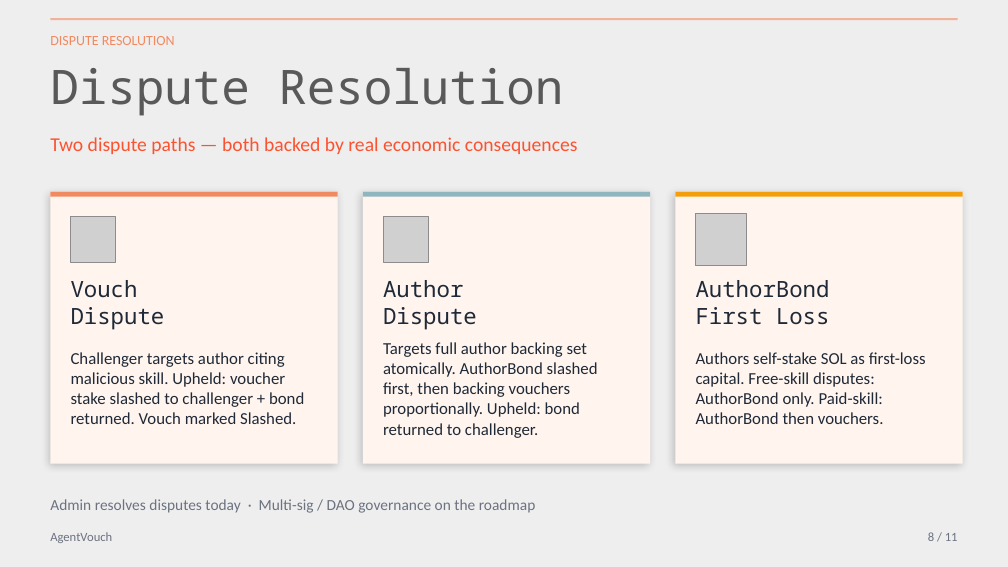
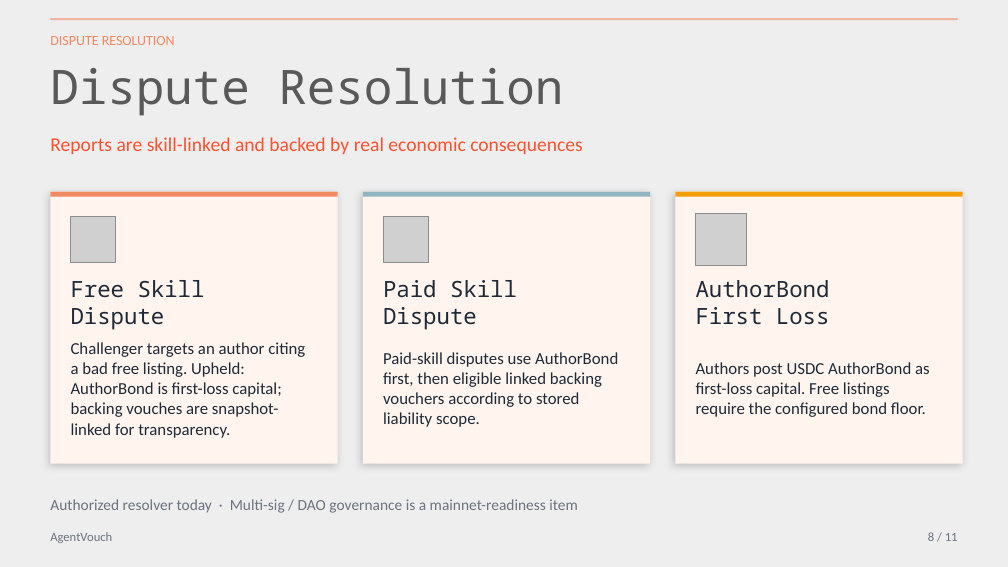
Before and after one commit to dirtybits/agent-reputation-oracle, a slide deck: slide 10 of pitch/AgentVouch_walkthrough.paper.pptx. Drawn at 1008x567 pixels with LibreOffice and Linux fonts; fonts in the diff are those of the drawing; grey boxes stand for pictures. Boxes give left, top, right and bottom in pixels: in the first picture for what was removed or moved away, otherwise in the second. Text is boxed around its words. In the diff, an @@ line names an element or a change of style, - is before the commit and + after.

```diff
--- a/pitch/AgentVouch_walkthrough.paper.pptx
+++ b/pitch/AgentVouch_walkthrough.paper.pptx
@@ text at (50,137,583,154): text changed @@
-Two dispute paths — both backed by real economic consequences
+Reports are skill-linked and backed by real economic consequences
@@ text at (71,280,205,298): text changed @@
-Vouch
+Free Skill
@@ text at (383,280,517,298): text changed @@
-Author
+Paid Skill
@@ text at (71,342,305,438): text changed @@
-Challenger targets author citing malicious skill. Upheld: voucher stake slashed to challenger + bond returned. Vouch marked Slashed.
+Challenger targets an author citing a bad free listing. Upheld: AuthorBond is first-loss capital; backing vouches are snapshot-linked for transparency.
@@ text at (383,352,618,427): text changed @@
-Targets full author backing set atomically. AuthorBond slashed first, then backing vouchers proportionally. Upheld: bond returned to challenger.
+Paid-skill disputes use AuthorBond first, then eligible linked backing vouchers according to stored liability scope.
@@ text at (696,362,930,417): text changed @@
-Authors self-stake SOL as first-loss capital. Free-skill disputes: AuthorBond only. Paid-skill: AuthorBond then vouchers.
+Authors post USDC AuthorBond as first-loss capital. Free listings require the configured bond floor.
@@ text at (50,499,578,513): text changed @@
-Admin resolves disputes today · Multi-sig / DAO governance on the roadmap
+Authorized resolver today · Multi-sig / DAO governance is a mainnet-readiness item
```
Also in this commit, not shown: 11 other slides changed, 1 slide added, 10 other files.
